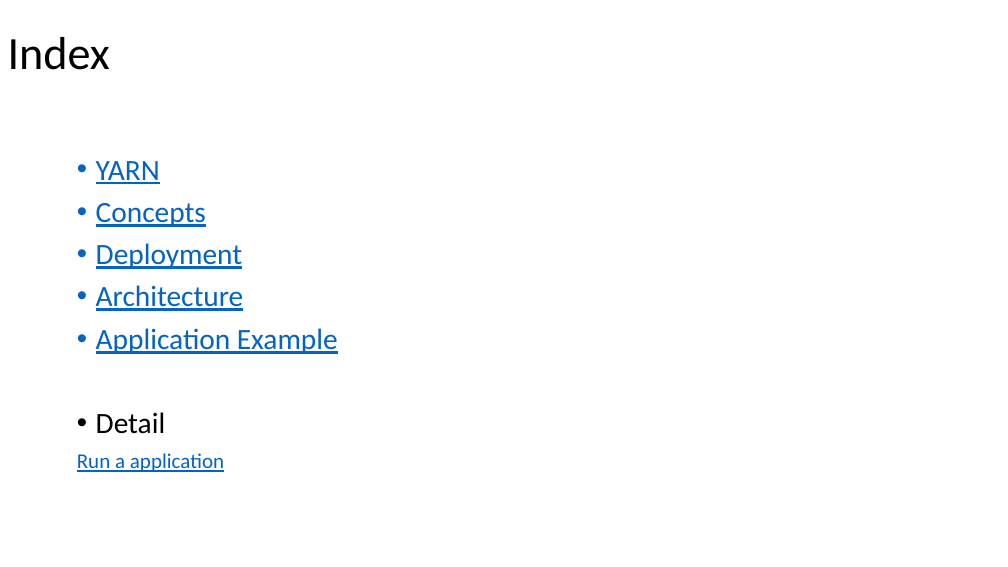
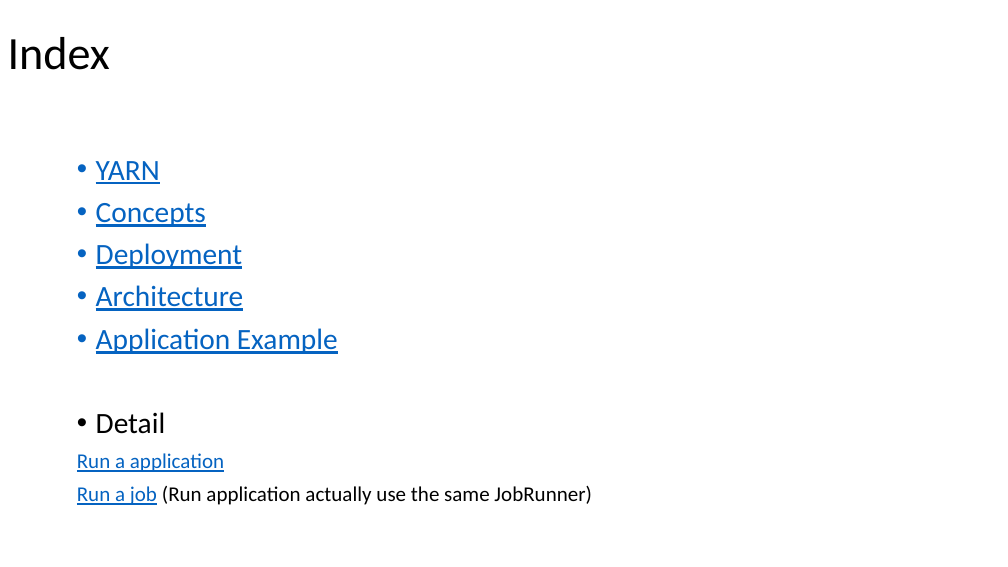
Before and after one commit to Swrrt/Samza-Documents, a slide deck: slide 3 of Documentation/SamzaStructure.pptx. Drawn at 1008x567 pixels with LibreOffice and Linux fonts; fonts in the diff are those of the drawing. Boxes give left, top, right and bottom in pixels: in the first picture for what was removed or moved away, otherwise in the second. Text is boxed around its words. In the diff, an @@ line names an element or a change of style, - is before the commit and + after.

Commit message:
Come to JobRunner finally!!!

```diff
--- a/Documentation/SamzaStructure.pptx
+++ b/Documentation/SamzaStructure.pptx
@@ text at (x1=77, y1=486, x2=592, y2=505): paragraph added @@
+Run a job (Run application actually use the same JobRunner)
```
Also in this commit, not shown: 3 other slides changed, 11 slides added, 1 slide removed.
